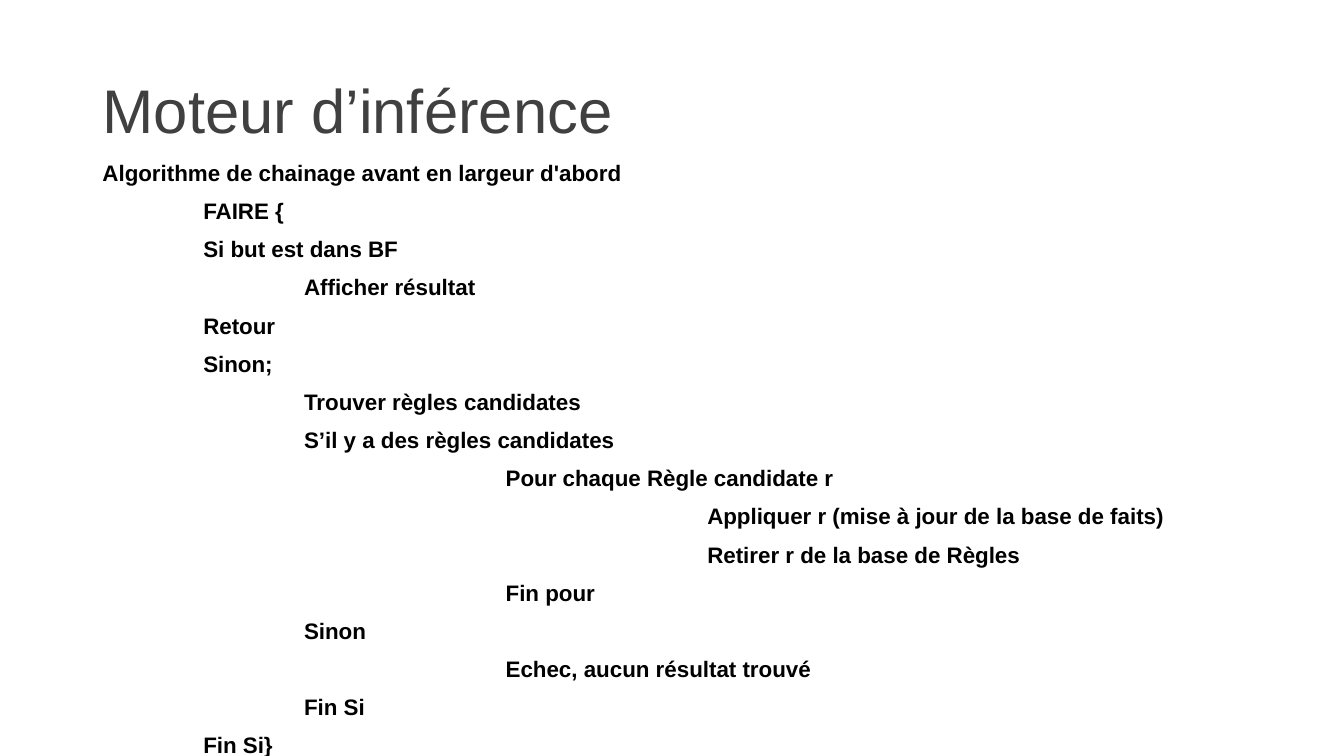
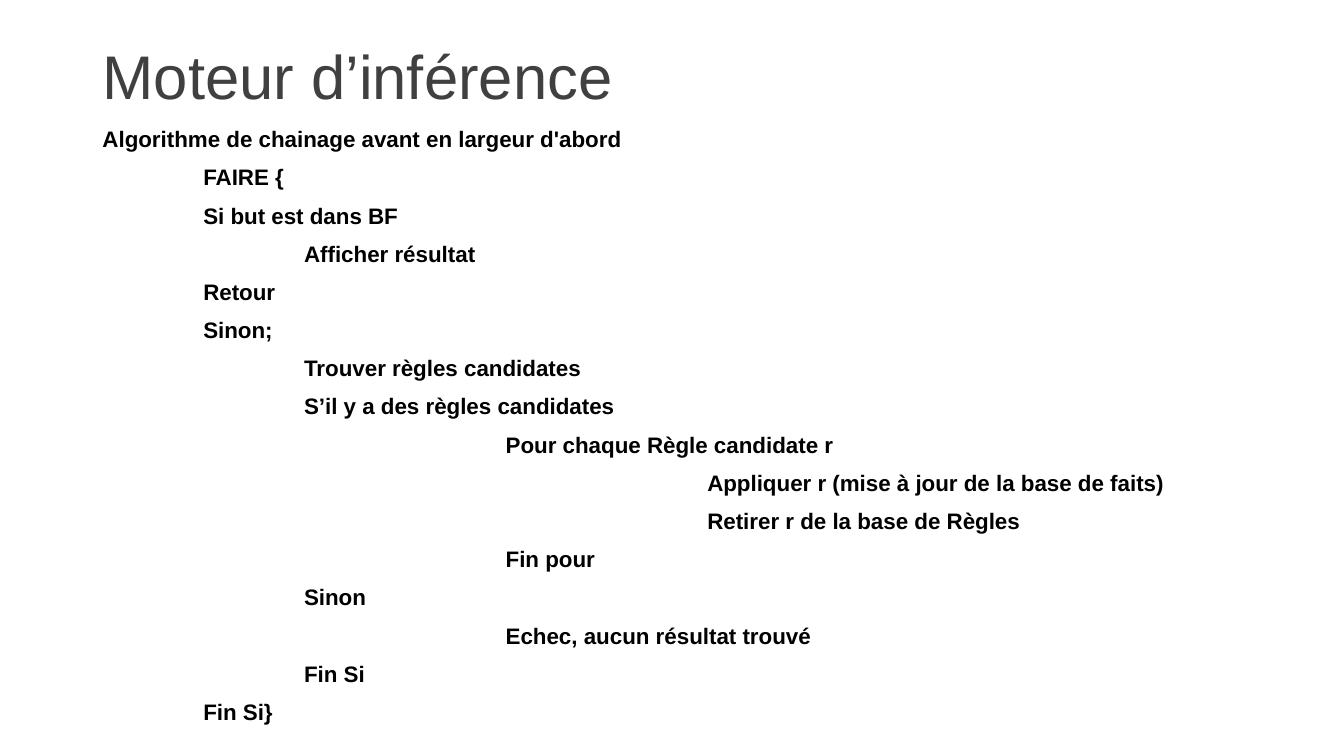
Before and after one commit to anthonygal/AI_Surf_Expert_System, a slide deck: slide 7 of Soutenance_Projet.pptx (slide 6 before the commit). Drawn at 1344x756 pixels with LibreOffice and Linux fonts; fonts in the diff are those of the drawing; background and template pictures are left out. Boxes give left, top, right and bottom in pixels: in the first picture for what was removed or moved away, otherwise in the second. Text is boxed around its words. In the diff, an @@ line names an element or a change of style, - is before the commit and + after.

```diff
--- a/Soutenance_Projet.pptx
+++ b/Soutenance_Projet.pptx
@@ title "Moteur d’inférence": place and size @@
-title "Moteur d’inférence" at box(102, 87, 612, 134)
+title "Moteur d’inférence" at box(102, 53, 612, 100)
@@ text "Algorithme de chainage avant en ...": place and size @@
-text "Algorithme de chainage avant en ..." at box(102, 164, 1163, 756)
+text "Algorithme de chainage avant en ..." at box(102, 130, 1163, 725)
```
Also in this commit, not shown: 1 other slide changed, 1 slide added, 1 other file.
